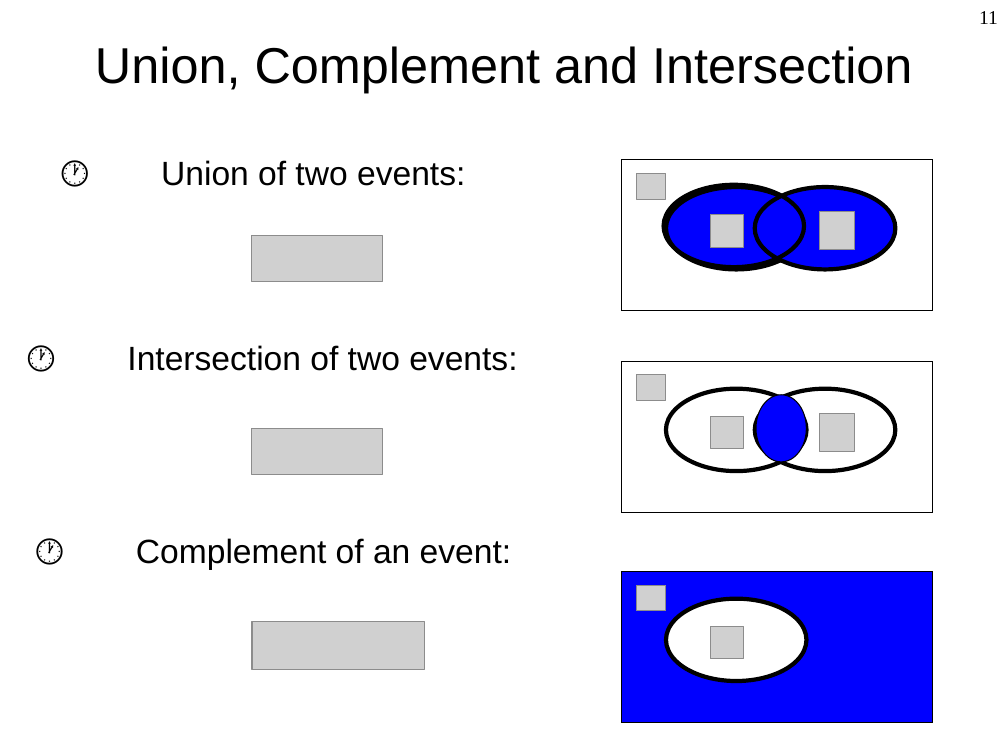
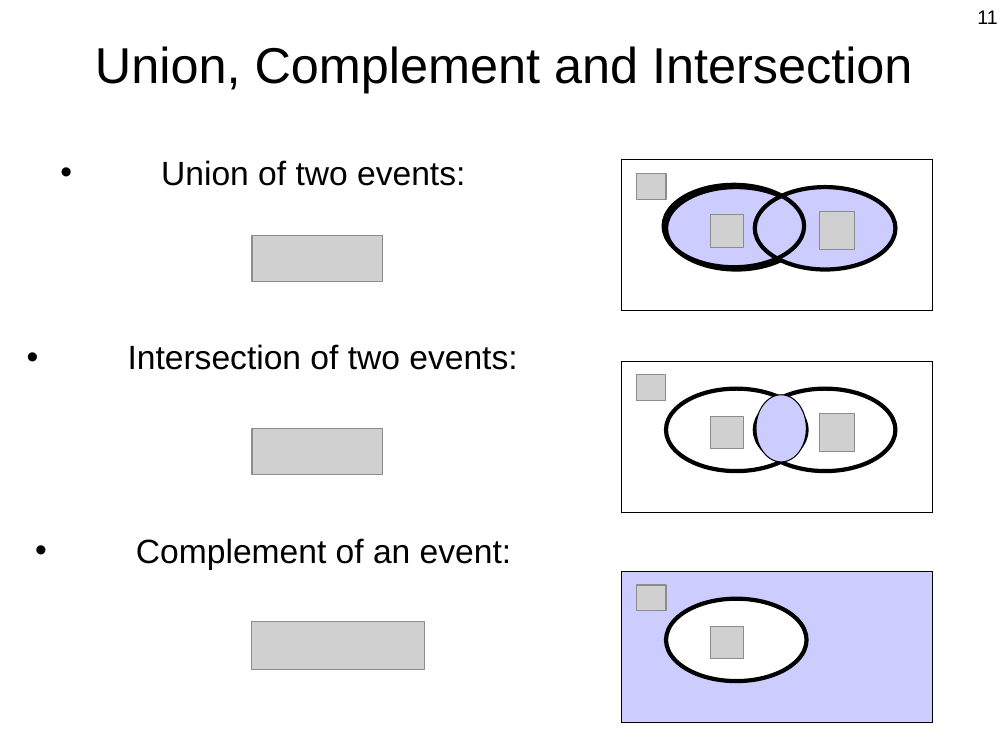
Before and after one commit to Berkeley-ME233/Berkeley-ME233.github.io, a slide deck: slide 11 of static/ME233_Sp16_L2_Probability_Intro.pptx. Drawn at 1008x756 pixels with LibreOffice and Linux fonts; fonts in the diff are those of the drawing; grey boxes stand for pictures. Boxes give left, top, right and bottom in pixels: in the first picture for what was removed or moved away, otherwise in the second. Text is boxed around its words. In the diff, an @@ line names an element or a change of style, - is before the commit and + after.

```diff
--- a/static/ME233_Sp16_L2_Probability_Intro.pptx
+++ b/static/ME233_Sp16_L2_Probability_Intro.pptx
@@ page number at box(977, 10, 997, 24): font Times New Roman to Arial @@
@@ rectangle at box(622, 159, 932, 310): outline #000000 0.74 pt to #000000 0.75 pt @@
@@ ellipse at box(666, 187, 806, 270): fill #0000FF to #CCCCFF @@
@@ ellipse at box(755, 187, 896, 270): fill #0000FF to #CCCCFF @@
@@ rectangle at box(622, 361, 932, 512): outline #000000 0.74 pt to #000000 0.75 pt @@
@@ ellipse at box(756, 395, 806, 463): fill #0000FF to #CCCCFF; outline #000000 0.74 pt to #000000 0.75 pt @@
@@ bullet 🕐 to •; more space between paragraphs in 3 elements at box(161, 160, 465, 186), box(128, 344, 517, 370), box(136, 538, 511, 570) @@
@@ rectangle at box(622, 572, 932, 723): fill #0000FF to #CCCCFF; outline #000000 0.74 pt to #000000 0.75 pt @@
```
Also in this commit, not shown: 62 other slides changed, 2 other files.
